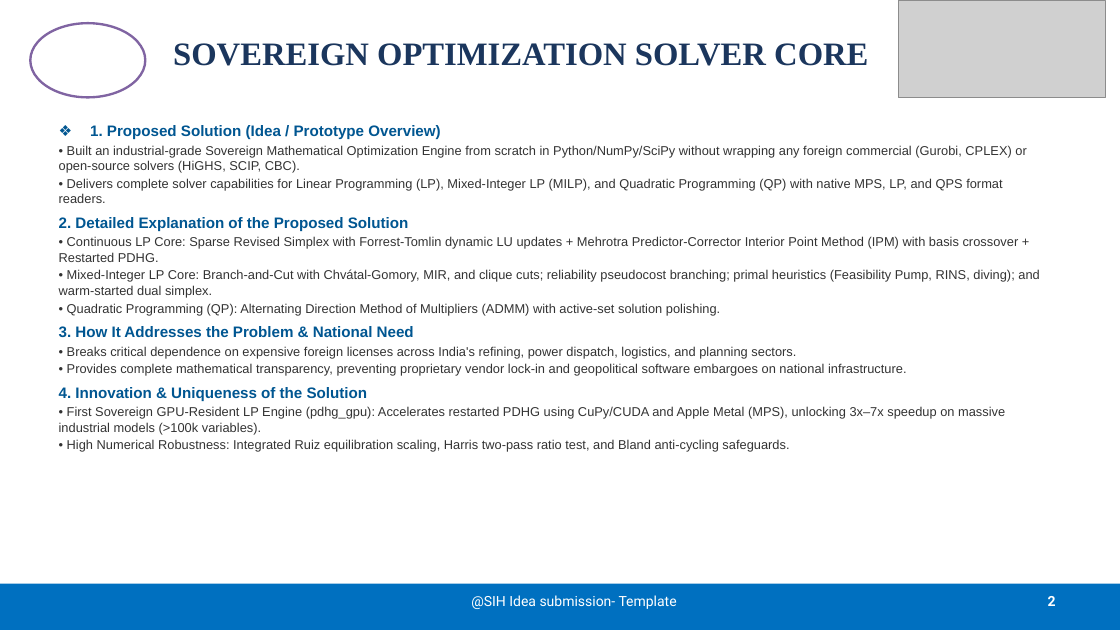
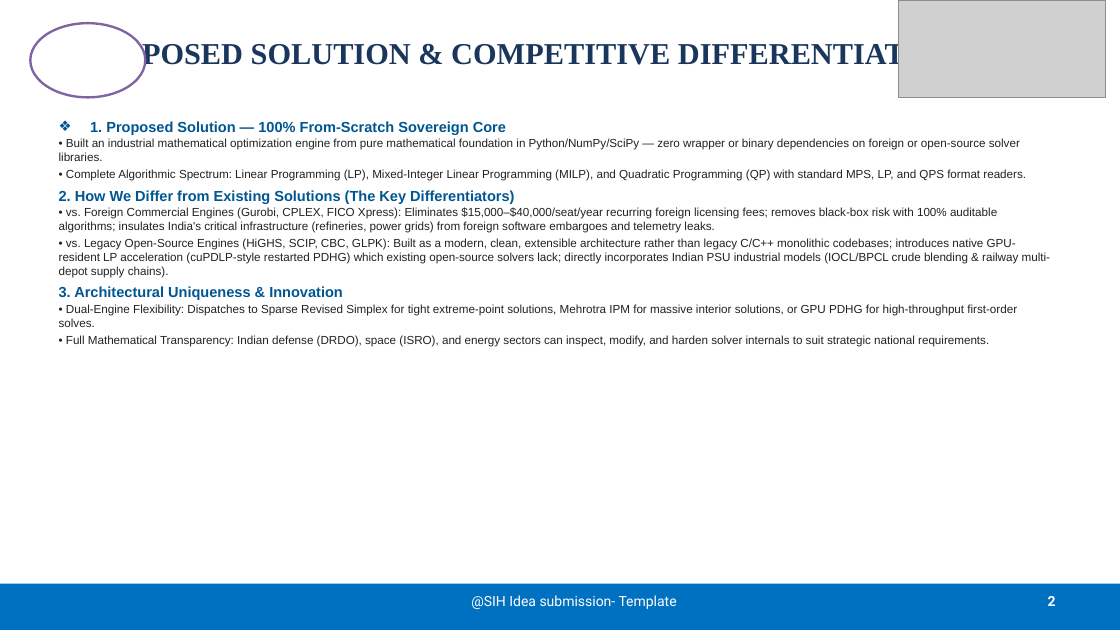
Before and after one commit to AryanMotiani/sovereign-solver, a slide deck: slide 2 of SIH2026-IDEA-Presentation-Format.pptx. Drawn at 1120x630 pixels with LibreOffice and Linux fonts; fonts in the diff are those of the drawing; grey boxes stand for pictures. Boxes give left, top, right and bottom in pixels: in the first picture for what was removed or moved away, otherwise in the second. Text is boxed around its words. In the diff, an @@ line names an element or a change of style, - is before the commit and + after.

Commit message:
docs(presentation): add core mathematical formulas, algorithms, and competitive differentiation to SIH PPTX

```diff
--- a/SIH2026-IDEA-Presentation-Format.pptx
+++ b/SIH2026-IDEA-Presentation-Format.pptx
@@ title at <box>78,41,962,71</box>: text changed; size 28 to 26 pt @@
-SOVEREIGN OPTIMIZATION SOLVER CORE
+PROPOSED SOLUTION & COMPETITIVE DIFFERENTIATION
@@ text at <box>59,121,1050,347</box>: text changed; size 11 to 10 pt; text colour #333333 to #222222 @@
-❖ 1. Proposed Solution (Idea / Prototype Overview)
-• Built an industrial-grade Sovereign Mathematical Optimization Engine from scratch in Python/NumPy/SciPy without wrapping any foreign commercial (Gurobi, CPLEX) or open-source solvers (HiGHS, SCIP, CBC).
-• Delivers complete solver capabilities for Linear Programming (LP), Mixed-Integer LP (MILP), and Quadratic Programming (QP) with native MPS, LP, and QPS format readers.
-2. Detailed Explanation of the Proposed Solution
-• Continuous LP Core: Sparse Revised Simplex with Forrest-Tomlin dynamic LU updates + Mehrotra Predictor-Corrector Interior Point Method (IPM) with basis crossover + Restarted PDHG.
-• Mixed-Integer LP Core: Branch-and-Cut with Chvátal-Gomory, MIR, and clique cuts; reliability pseudocost branching; primal heuristics (Feasibility Pump, RINS, diving); and warm-started dual simplex.
-• Quadratic Programming (QP): Alternating Direction Method of Multipliers (ADMM) with active-set solution polishing.
-3. How It Addresses the Problem & National Need
-• Breaks critical dependence on expensive foreign licenses across India's refining, power dispatch, logistics, and planning sectors.
-• Provides complete mathematical transparency, preventing proprietary vendor lock-in and geopolitical software embargoes on national infrastructure.
-4. Innovation & Uniqueness of the Solution
-• First Sovereign GPU-Resident LP Engine (pdhg_gpu): Accelerates restarted PDHG using CuPy/CUDA and Apple Metal (MPS), unlocking 3x–7x speedup on massive industrial models (>100k variables).
-• High Numerical Robustness: Integrated Ruiz equilibration scaling, Harris two-pass ratio test, and Bland anti-cycling safeguards.
+❖ 1. Proposed Solution — 100% From-Scratch Sovereign Core
+• Built an industrial mathematical optimization engine from pure mathematical foundation in Python/NumPy/SciPy — zero wrapper or binary dependencies on foreign or open-source solver libraries.
+• Complete Algorithmic Spectrum: Linear Programming (LP), Mixed-Integer Linear Programming (MILP), and Quadratic Programming (QP) with standard MPS, LP, and QPS format readers.
+2. How We Differ from Existing Solutions (The Key Differentiators)
+• vs. Foreign Commercial Engines (Gurobi, CPLEX, FICO Xpress): Eliminates $15,000–$40,000/seat/year recurring foreign licensing fees; removes black-box risk with 100% auditable algorithms; insulates India's critical infrastructure (refineries, power grids) from foreign software embargoes and telemetry leaks.
+• vs. Legacy Open-Source Engines (HiGHS, SCIP, CBC, GLPK): Built as a modern, clean, extensible architecture rather than legacy C/C++ monolithic codebases; introduces native GPU-resident LP acceleration (cuPDLP-style restarted PDHG) which existing open-source solvers lack; directly incorporates Indian PSU industrial models (IOCL/BPCL crude blending & railway multi-depot supply chains).
+3. Architectural Uniqueness & Innovation
+• Dual-Engine Flexibility: Dispatches to Sparse Revised Simplex for tight extreme-point solutions, Mehrotra IPM for massive interior solutions, or GPU PDHG for high-throughput first-order solves.
+• Full Mathematical Transparency: Indian defense (DRDO), space (ISRO), and energy sectors can inspect, modify, and harden solver internals to suit strategic national requirements.
```
Also in this commit, not shown: 5 other slides changed.
